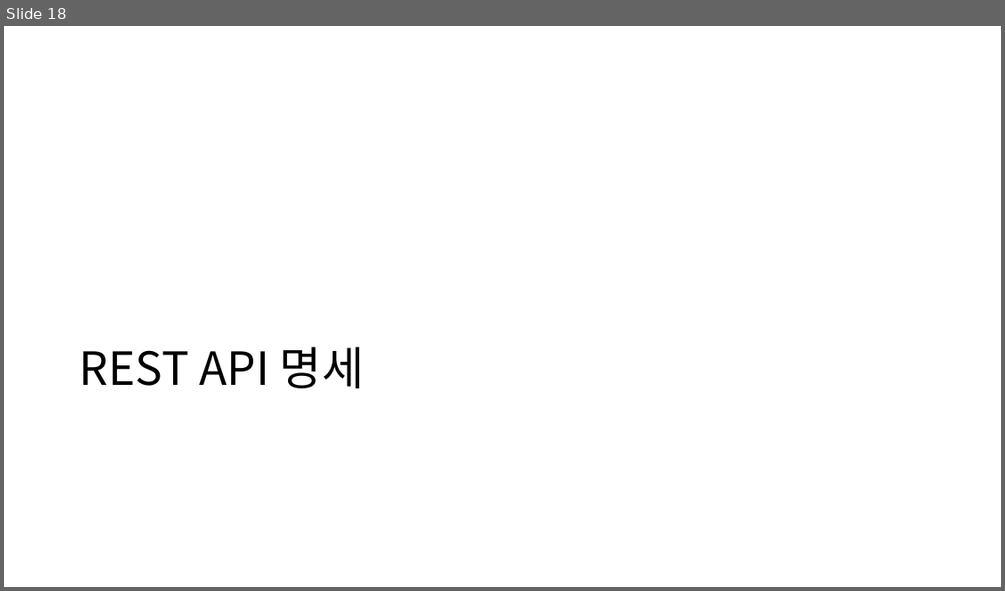
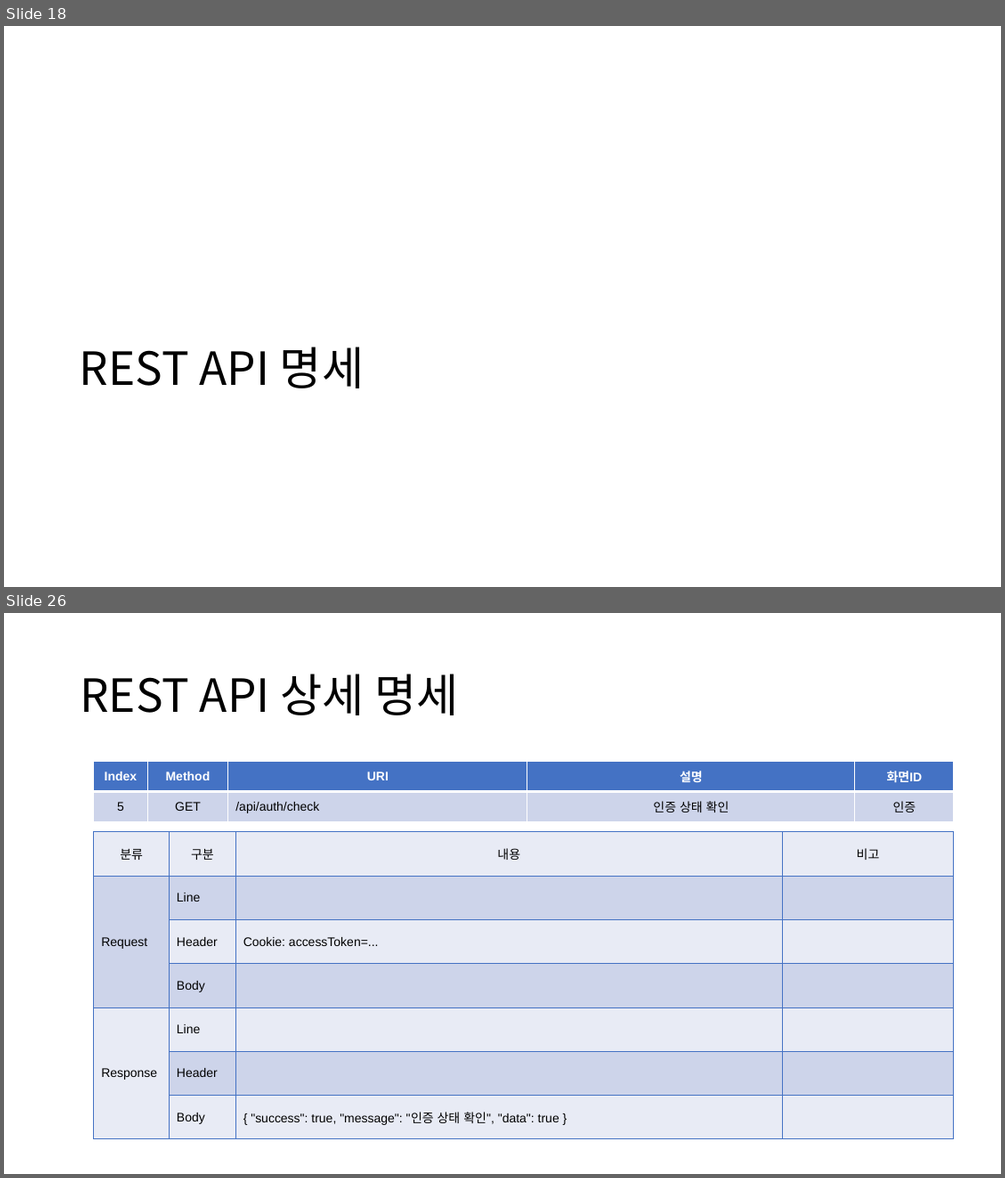
Before and after one commit to kimyuchan-1/MiniProject, a slide deck: 미니프로젝트계획서.pptx. Shown one above the other, each under a label of ours: slide 18 before the commit, slides 18 and 26 after it; the slides between them are not shown. The pictures are 1005x591 and 1005x1178 pixels, drawn with LibreOffice and Linux fonts; fonts in the diff are those of the drawing. Boxes give left, top, right and bottom in pixels: in the first picture for what was removed or moved away, otherwise in the second. Text is boxed around its words. In the diff, an @@ line names an element or a change of style, - is before the commit and + after.

```diff
--- a/미니프로젝트계획서.pptx
+++ b/미니프로젝트계획서.pptx
@@ slide 26 added at [4,613,1001,1174], background #FFFFFF @@
@@ title added at [80,674,458,715], 44 pt, text #000000 @@
+REST API 상세 명세
@@ table added at [94,761,954,1127], 2 rows, 5 columns @@
+Index | Method | URI | 설명 | 화면ID
+5 | GET | /api/auth/check | 인증 상태 확인 | 인증
@@ table added at [94,832,954,1140], 7 rows, 4 columns @@
+분류 | 구분 | 내용 | 비고
+Request | Line |  | 
+ | Header | Cookie: accessToken=... | 
+ | Body |  | 
+Response | Line |  | 
+ | Header |  | 
+ | Body | { "success": true, "message": "인증 상태 확인", "data": true } | 
```
Also in this commit, not shown: 4 slides changed, 28 other slides added, 11 other files.
